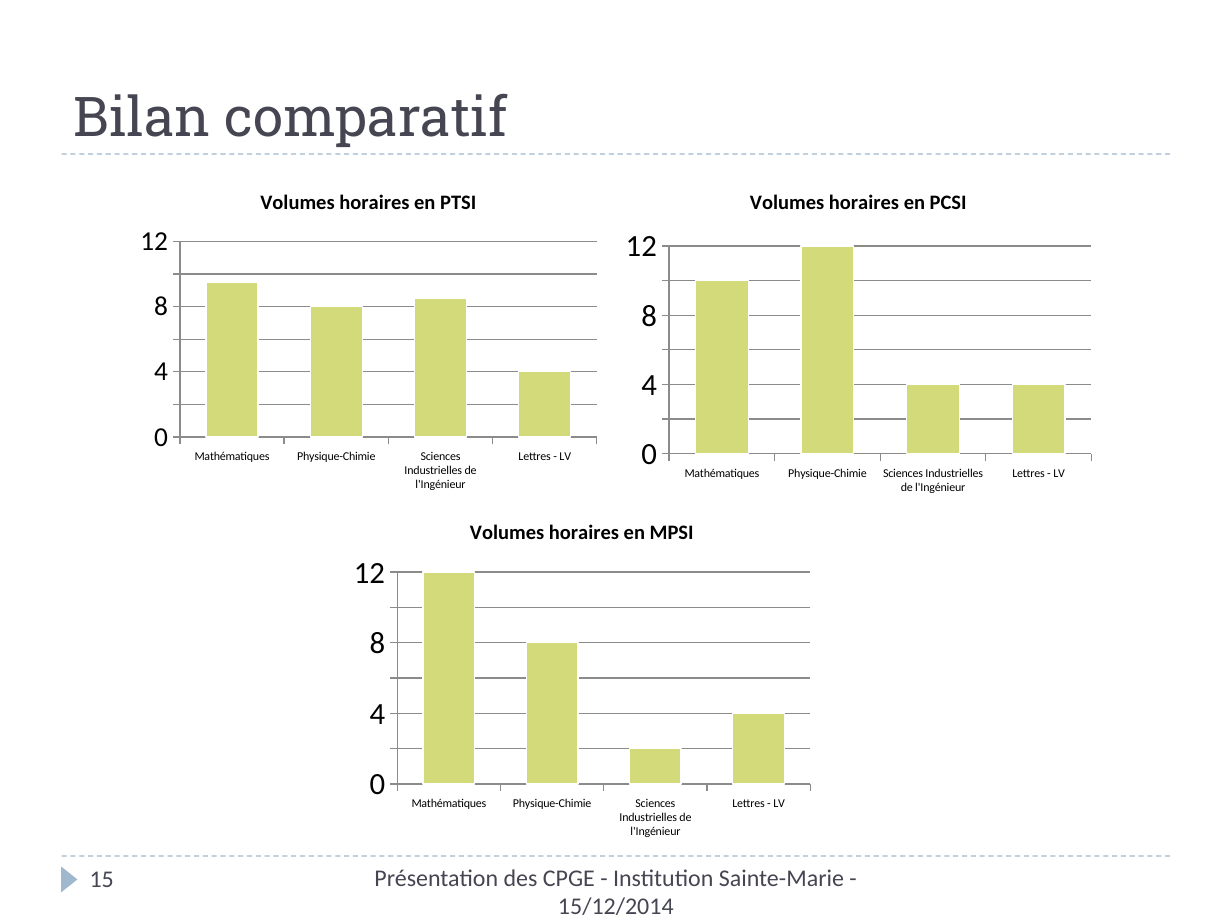
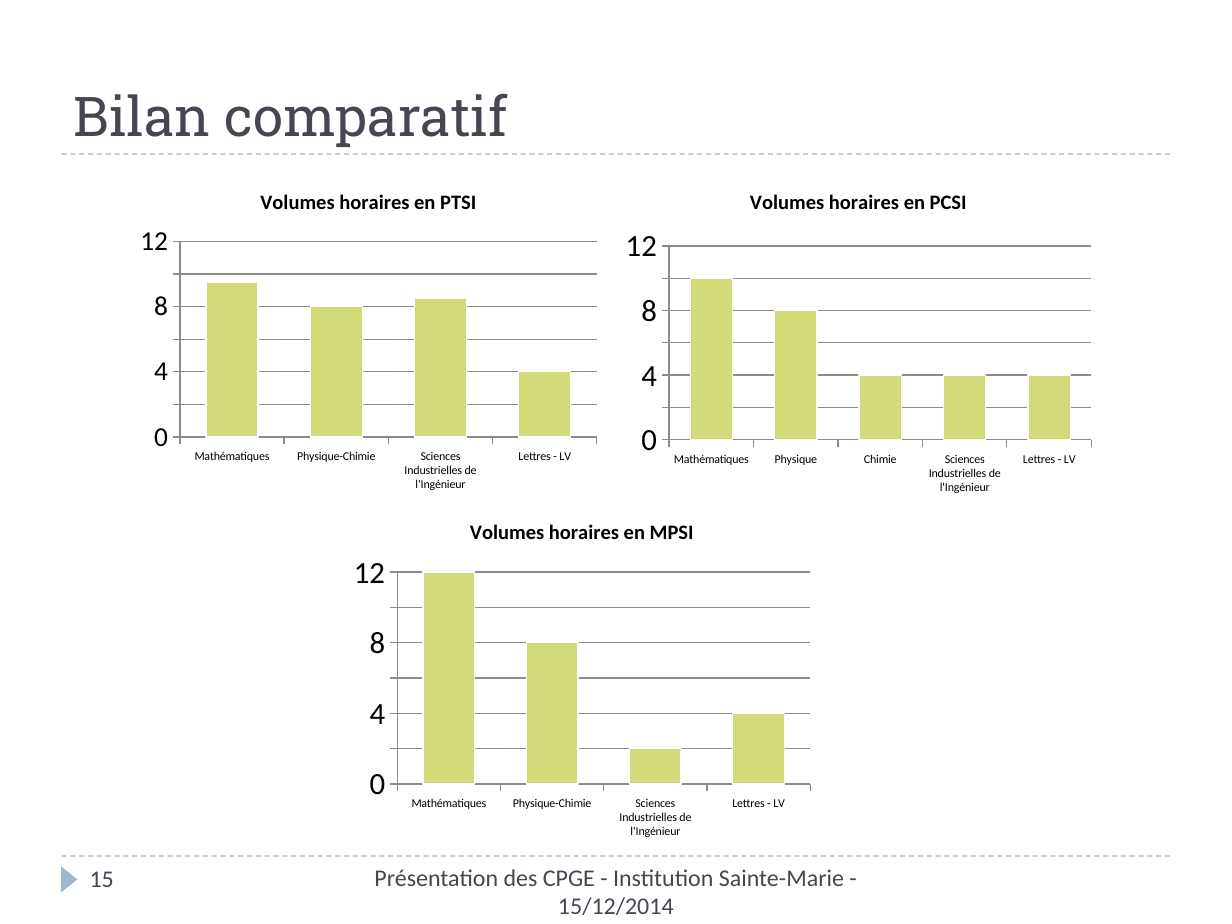
Before and after one commit to xpessoles/Orientation, a slide deck: slide 15 of Rouviere/PresentationCPGE_ISM.pptx. Drawn at 1232x924 pixels with LibreOffice and Linux fonts; fonts in the diff are those of the drawing. Boxes give left, top, right and bottom in pixels: in the first picture for what was removed or moved away, otherwise in the second. Text is boxed around its words. In the diff, an @@ line names an element or a change of style, - is before the commit and + after.

```diff
--- a/Rouviere/PresentationCPGE_ISM.pptx
+++ b/Rouviere/PresentationCPGE_ISM.pptx
@@ column chart at box(616, 171, 1101, 501) @@
-categories: Mathématiques, Physique-Chimie, Sciences Industrielles de l'Ingénieur, Lettres - LV
+categories: Mathématiques, Physique, Chimie, Sciences Industrielles de l'Ingénieur, Lettres - LV
-Series 1: 10, 12, 4, 4
+Series 1: 10, 8, 4, 4, 4
```
Also in this commit, not shown: 5 other slides changed, 1 slide added.
